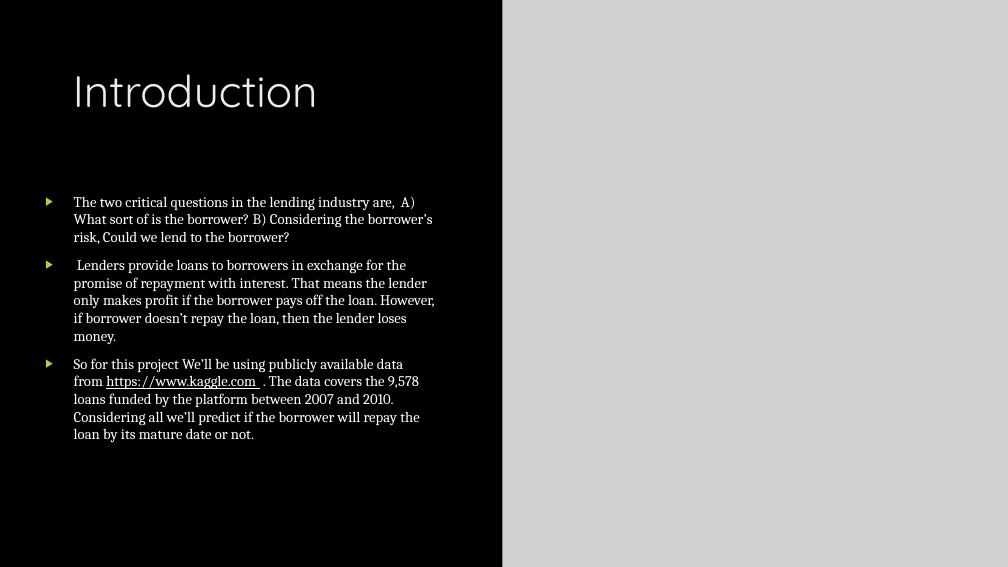
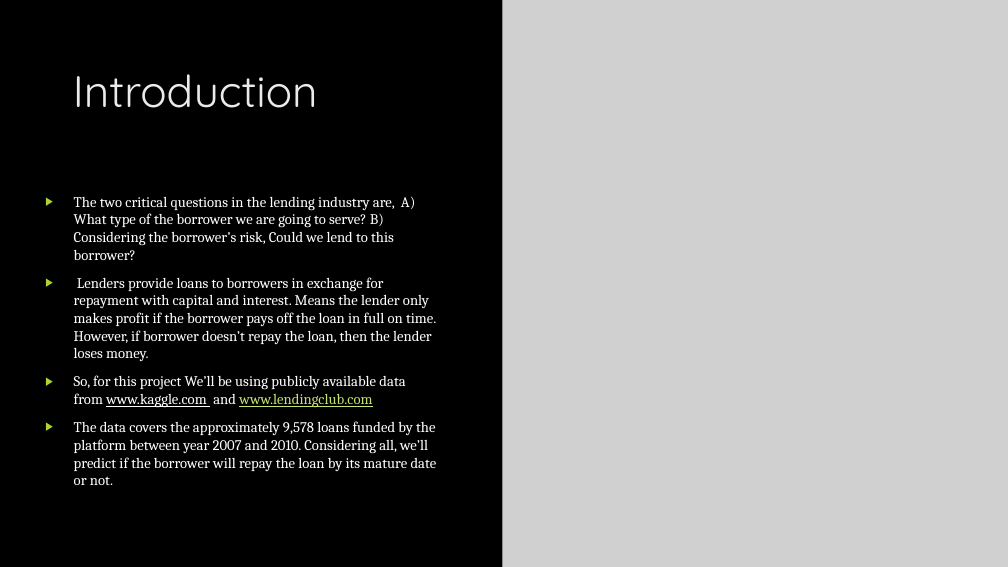
Before and after one commit to Minhtranaccount/Loan_Pay_Back_Ability, a slide deck: slide 3 of project 4 presentation.pptx (slide 6 before the commit). Drawn at 1008x567 pixels with LibreOffice and Linux fonts; fonts in the diff are those of the drawing; grey boxes stand for pictures; background and template pictures are left out. Boxes give left, top, right and bottom in pixels: in the first picture for what was removed or moved away, otherwise in the second. Text is boxed around its words. In the diff, an @@ line names an element or a change of style, - is before the commit and + after.

Commit message:
new slide for presentation
Project 4

```diff
--- a/project 4 presentation.pptx
+++ b/project 4 presentation.pptx
@@ text at <box>74,196,437,485</box>: text changed @@
-▶ The two critical questions in the lending industry are, A) What sort of is the borrower? B) Considering the borrower’s risk, Could we lend to the borrower?
-▶ Lenders provide loans to borrowers in exchange for the promise of repayment with interest. That means the lender only makes profit if the borrower pays off the loan. However, if borrower doesn’t repay the loan, then the lender loses money.
-▶ So for this project We’ll be using publicly available data from https://www.kaggle.com . The data covers the 9,578 loans funded by the platform between 2007 and 2010. Considering all we’ll predict if the borrower will repay the loan by its mature date or not.
+▶ The two critical questions in the lending industry are, A) What type of the borrower we are going to serve? B) Considering the borrower’s risk, Could we lend to this borrower?
+▶ Lenders provide loans to borrowers in exchange for repayment with capital and interest. Means the lender only makes profit if the borrower pays off the loan in full on time. However, if borrower doesn’t repay the loan, then the lender loses money.
+▶ So, for this project We’ll be using publicly available data from www.kaggle.com and www.lendingclub.com
+▶ The data covers the approximately 9,578 loans funded by the platform between year 2007 and 2010. Considering all, we’ll predict if the borrower will repay the loan by its mature date or not.
```
Also in this commit, not shown: 3 other slides changed.
